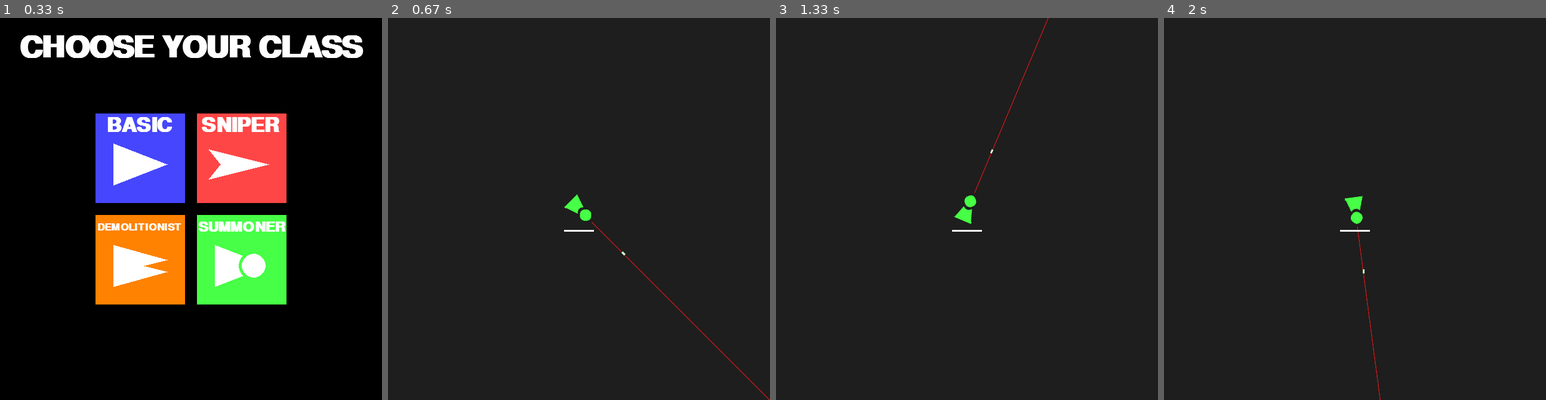
Above: before the commit, frames 1-4 (left to right).
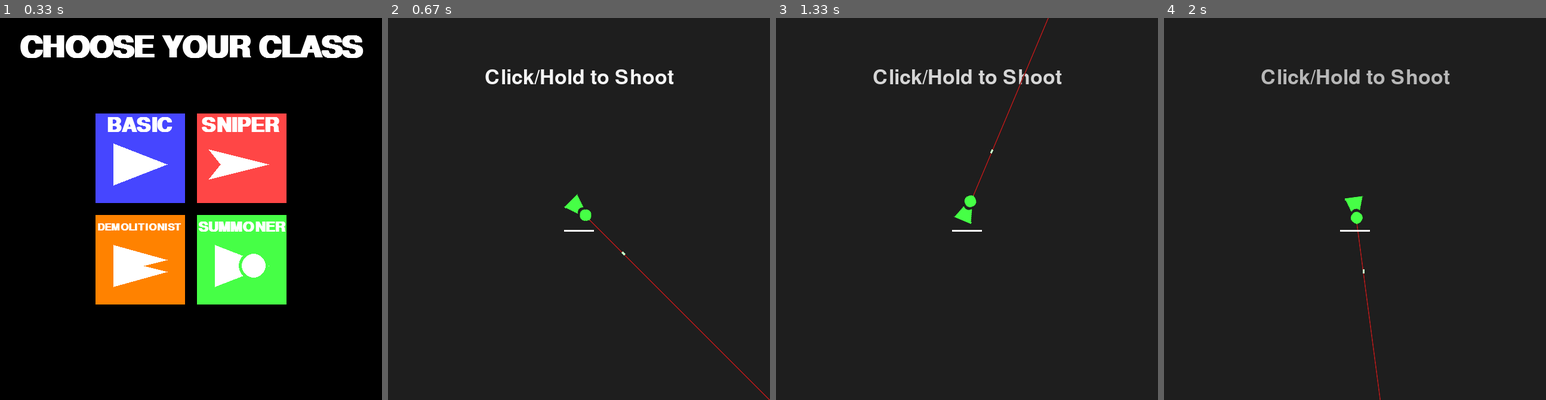
Above: after the commit, the same moments.

Repository: LoR-Cheesed/Python-coder
Game: pygame game, started from Asteroid Tower Defense/Game_Code.py
Same seed, same stepped clock (60 frames per second), same inputs: the game is played once before the commit and once after it.
Inputs (mouse positions are in pixels of both pictures, inside the frame that each line leads up to):
- Up to frame 1 (0.33 s): no input
- Up to frame 2 (0.67 s): click "SUMMONER" at 0.38 s
- Up to frame 3 (1.33 s): click (875, 212) at 0.72 s; click (1024, 75) at 1.05 s
- Up to frame 4 (2 s): click (1362, 79) at 1.38 s; click (1358, 251) at 1.72 s

Frame 1 is identical in both runs. In frame 2, 0.9% of the frame differs, in the area x 25-75%, y 13-54%; in frame 3, 0.9%; in frame 4, 0.9%.

Commit message:
added things

Diff:
--- a/Asteroid Tower Defense/Game_Code.py
+++ b/Asteroid Tower Defense/Game_Code.py
@@ -10,6 +10,7 @@
 import math
 import random
 from pygame.math import Vector2
+from pygame.math import Vector3
 
 pg.init()
 pg.font.init()
@@ -21,6 +22,7 @@
 demo_color = (255, 130, 0)
 summon_color = (70, 255, 70)
 black = (255, 255, 255)
+bg_color = (30, 30, 30)
 
 # images for the game
 heart = pg.image.load('heart.png').convert_alpha()
@@ -33,6 +35,7 @@
 set_class = None
 bullets = []
 last_shot = 0
+total_bullets = 0
 bul_range = pg.Rect(150, 150, 450, 450)
 
 # Class holding the Player and (most) all of its functions
@@ -58,6 +61,8 @@
 
     # allows set_class to actually change the triangle
     def add_triangle(self):
+        line = pg.draw.line(self.image, pg.Color(170, 30, 30),
+                        (525, 15), (1000, 15), width=2)
         if set_class == "basic":
             basic_triangle = pg.draw.polygon(self.image, pg.Color(basic_color),
                     ((500, 0),(500, 30), (550, 15)))
@@ -71,11 +76,9 @@
             # im STILL blaming demry for this bro ts pmo
             summon_triangle_1 = pg.draw.polygon(self.image, pg.Color(summon_color),
                         ((500, 0), (500, 30), (545, 15)))
-            summon_triangle_2 = pg.draw.circle(self.image, pg.Color(30, 30, 30), (530, 15), 10)
+            summon_triangle_2 = pg.draw.circle(self.image, bg_color, (530, 15), 10)
             summon_triangle_3 = pg.draw.circle(self.image, pg.Color(summon_color), (535, 15), 10)
 
-        line = pg.draw.line(self.image, pg.Color(170, 30, 30),
-                        (550, 15), (1000, 15), width=2)
     # makes the life system exist
     def life_system(self):
         lives = 3
@@ -89,6 +92,7 @@
             pass
         if lives == 0:
             pass
+            #game_over()
 
 
 
@@ -127,12 +131,13 @@
 # sets the stats of bullets for each class
 def bullet_stats():
     # some variables to dictate how bullets work for each class
-    # the lists will go in order as such: [bullet speed, reload, range, bullet size, color, range position, damage]
+    # the lists will go in order as such: [bullet speed(0), reload(1), range(2), bullet size(3), color(4),
+    #  range position(5), damage(6)]
     global stats
     basic_stats = [20, 400, (450, 450), (5, 6), (200, 200, 255), (100, 100), 2]
     sniper_stats = [40, 800, (640, 640), (30, 2), (255, 200, 200), (0, 0), 4]
-    demo_stats = [15, 600, (400, 400), (10, 10), (255, 200, 150), (125, 125), 3]
-    summon_stats = [15, 200, (400, 400), (7, 3), (200, 255, 200), (125, 125), 1]
+    demo_stats = [15, 600, (400, 400), (10, 10), (255, 200, 150), (125, 125), 8]
+    summon_stats = [15, 200, (400, 400), (7, 3), (200, 255, 200), (125, 125), 20]
     if set_class == "basic":
         stats = basic_stats
     elif set_class == "sniper":
@@ -144,6 +149,13 @@
     else:
         stats = basic_stats
 
+def fade_out(duration, start_color, end_color, start_time):
+    global cts_time
+    current_time = pg.time.get_ticks()
+    elapsed = current_time - start_time
+    progress = min(elapsed / duration, 1.0)
+    current_color = start_color.lerp(end_color, progress)
+    return current_color
 
 # Simplifies making text appear on screen
 def display_text(text, font, pos, color):
@@ -295,13 +307,14 @@
 
 # puts the bullet and its position in a list, used for fire_bullet to work
 def list_bullet():
-    global bullets, last_shot
+    global bullets, last_shot, total_bullets
     if len(stats) != 0:
         current_time = pg.time.get_ticks()
         reload_time = stats[1]
         time_between = current_time - last_shot
         if (time_between >= reload_time):
             bullets.append(Bullet(320, 320))
+            total_bullets += 1
             last_shot = current_time
 
 # lets the bullet fired be seen, and adds a range to it
@@ -316,10 +329,15 @@
         for bullet in bullets:
             bullet.draw(screen)
 
+def click_to_shoot():
+    current_color = fade_out(5000, Vector3(255, 255, 255), Vector3(30, 30, 30), cts_time)
+    cts_font = pg.font.SysFont(None, 50, None)
+    cts_text = display_text("Click/Hold to Shoot", cts_font, (320, 100), current_color)
+
 
 # The main loop, holding (most) all the functions made.
 def main():
-    global current_time
+    global current_time, cts_time
     # some important things that will break the game if they dont exist
     clock = pg.time.Clock()
     all_sprites = pg.sprite.Group()
@@ -335,6 +353,7 @@
                 role_chooser()
                 if set_class != None:
                     bullet_stats()
+                    cts_time = pg.time.get_ticks()
         else:
             # adds a reload time, so the user can't just spamfire
             if mouse_buttons[0] == True:
@@ -342,7 +361,8 @@
             # adds some important things
             player.add_triangle()
             all_sprites.update()
-            screen.fill((30, 30, 30))
+            screen.fill(bg_color)
+            click_to_shoot()
             all_sprites.draw(screen)
             cooldown()
         # shoots the bullet, makes the clock, and makes the screen seeable
